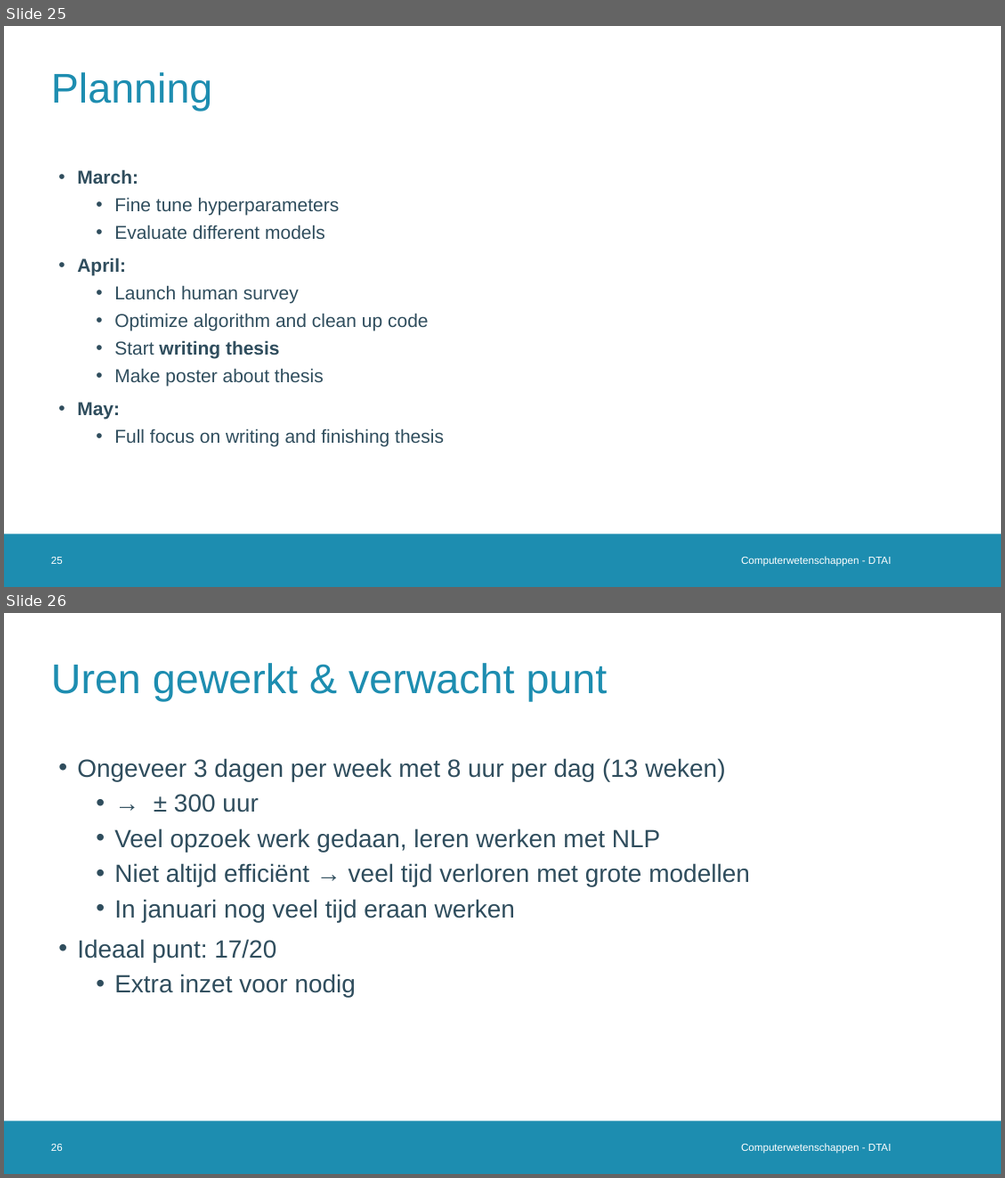
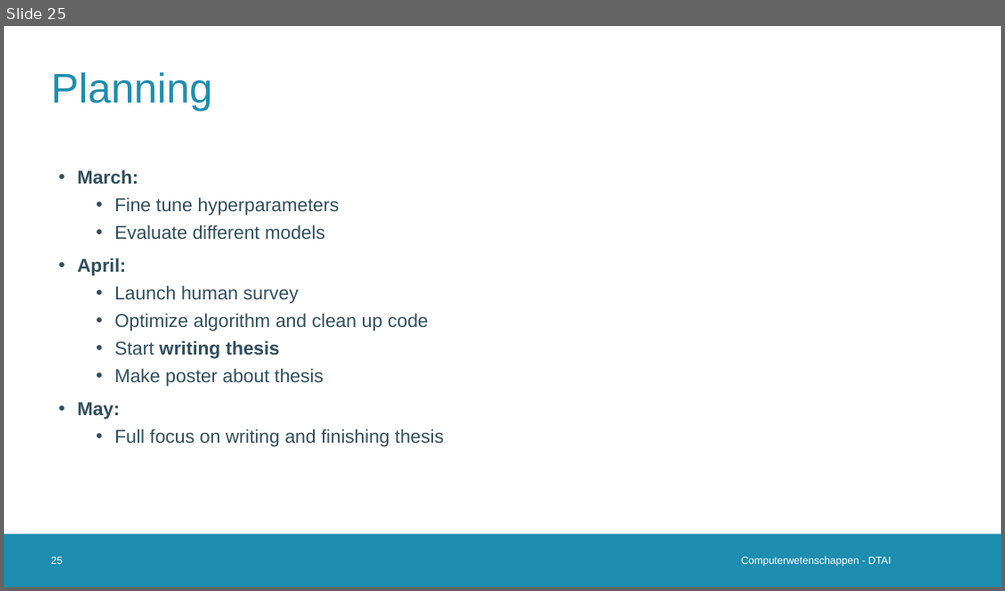
Before and after one commit to Alintermans/Thesis, a slide deck: Presentations/Third Intermediate Presentation/Presentation.pptx. Shown one above the other, each under a label of ours: slides 25 and 26 before the commit, slide 25 after it. The pictures are 1005x1178 and 1005x591 pixels, drawn with LibreOffice and Linux fonts; fonts in the diff are those of the drawing; background and template pictures are left out. Boxes give left, top, right and bottom in pixels: in the first picture for what was removed or moved away, otherwise in the second. Text is boxed around its words. In the diff, an @@ line names an element or a change of style, - is before the commit and + after.

```diff
--- a/Presentations/Third Intermediate Presentation/Presentation.pptx
+++ b/Presentations/Third Intermediate Presentation/Presentation.pptx
@@ slide 26 removed at (4, 613, 1001, 1174), background #FFFFFF; not listed: 1 template element that a slide beside it also shows @@
@@ title removed at (51, 663, 607, 701) @@
-Uren gewerkt & verwacht punt
@@ text removed at (77, 758, 750, 997) @@
-• Ongeveer 3 dagen per week met 8 uur per dag (13 weken)
-  • → ± 300 uur
-  • Veel opzoek werk gedaan, leren werken met NLP
-  • Niet altijd efficiënt → veel tijd verloren met grote modellen
-  • In januari nog veel tijd eraan werken
-• Ideaal punt: 17/20
-  • Extra inzet voor nodig
@@ page number removed at (51, 1143, 63, 1151) @@
-26
@@ text removed at (741, 1143, 891, 1153) @@
-Computerwetenschappen - DTAI
```
Also in this commit, not shown: 1 slide changed, 2 other files.
